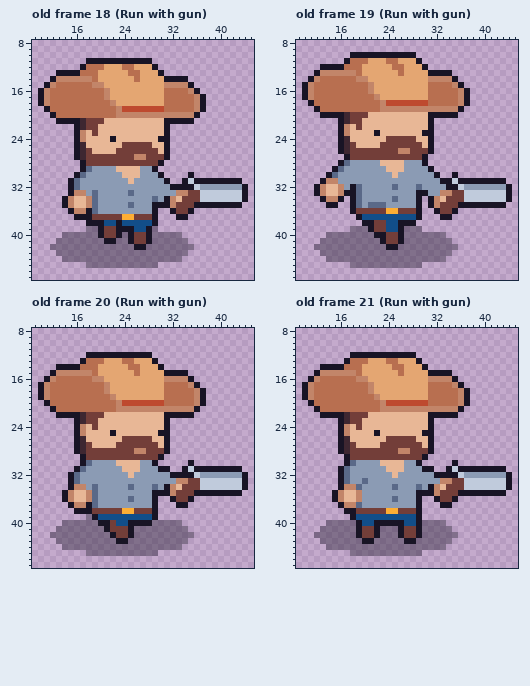
Two states of a pixel-art file, Assets/Art/Player/player_run_2.aseprite. The picture above was drawn from the file before the commit.
48x48 pixels, 24 frames. Shown: old frame 18 (Run with gun): x 9..45, y 8..47; old frame 19 (Run with gun): x 9..45, y 8..47; old frame 20 (Run with gun): x 9..45, y 8..47; old frame 21 (Run with gun): x 9..45, y 8..47. The commit also changed other frames, which this record leaves out.
Now the later version:
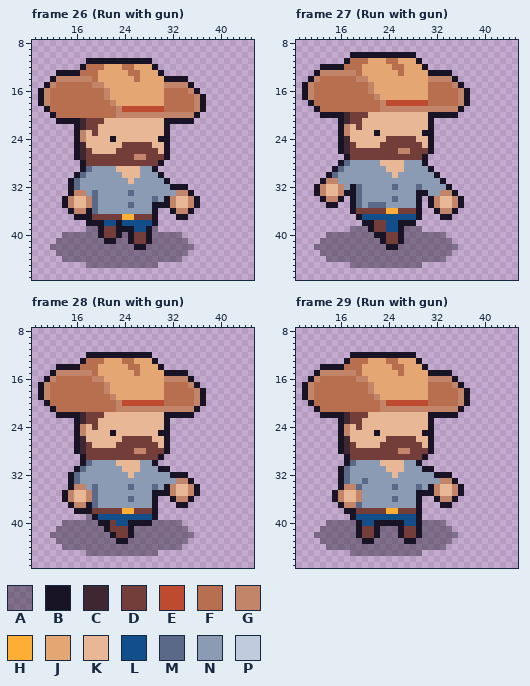
Palette (. is transparent): A #18142563  B #181425  C #3e2731  D #733e39  E #be4a2f  F #b86f50  G #c28569  H #feae34  J #e4a672  K #e8b796  L #124e89  M #5a6988  N #8b9bb4  P #c0cbdc
Commit message: Add idle with gun
Changes in this commit:
frames 24 -> 32
layer "Gun" now hidden
Frame 26 (Run with gun) against old frame 18 (Run with gun):
y 30: x 35 B -> .
y 31: x 34..43 BPBBBBBBBB -> ..........
y 32: x 35..44 BPNNNNNNNB -> ..........
y 33: x 35..44 DDPPPPPPPB -> B.........
y 34: x 34..44 DDDPPPPPPPB -> KGB........
y 35: x 33..35 DDD -> KKG; x 37..43 BBBBBBB -> .......
y 36: x 33..34 DD -> GG
Frame 27 (Run with gun) against old frame 19 (Run with gun): the same change as frame 26 (Run with gun)
Frame 28 (Run with gun) against old frame 20 (Run with gun): the same change as frame 26 (Run with gun)
Frame 29 (Run with gun) against old frame 21 (Run with gun): the same change as frame 26 (Run with gun)
Where, in picture pixels (left, top, right, bottom), the same in both pictures:
changed: (176, 172, 248, 214)
changed: (440, 172, 512, 214)
changed: (176, 460, 248, 502)
changed: (440, 460, 512, 502)
